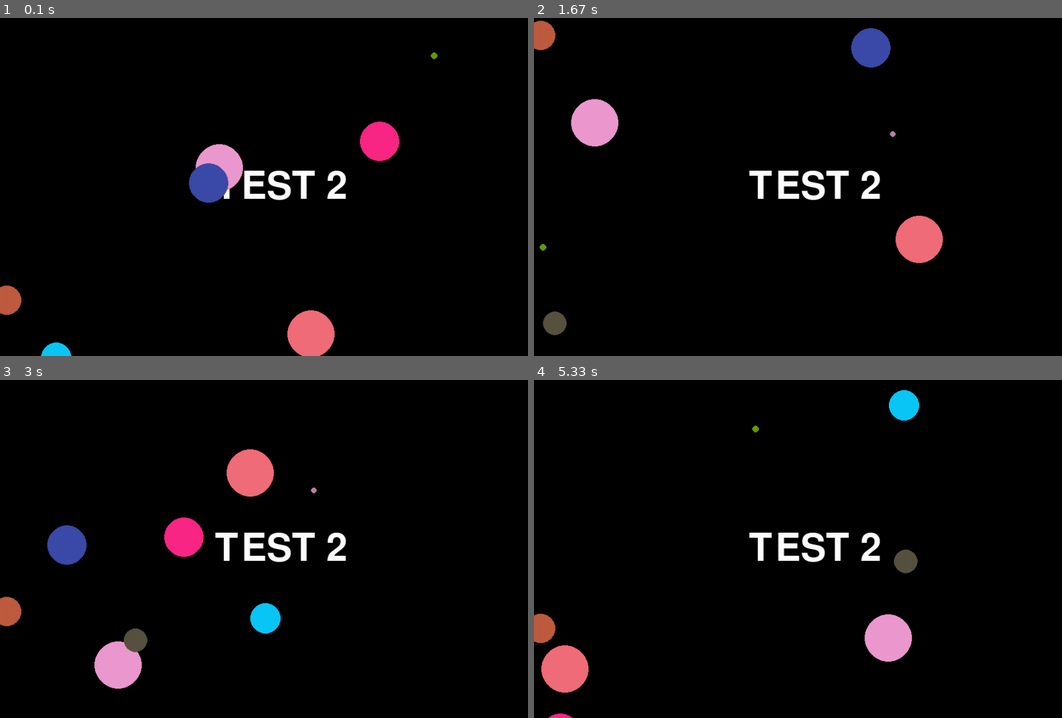
Above: before the commit, frames 1-4 (two rows, left to right).
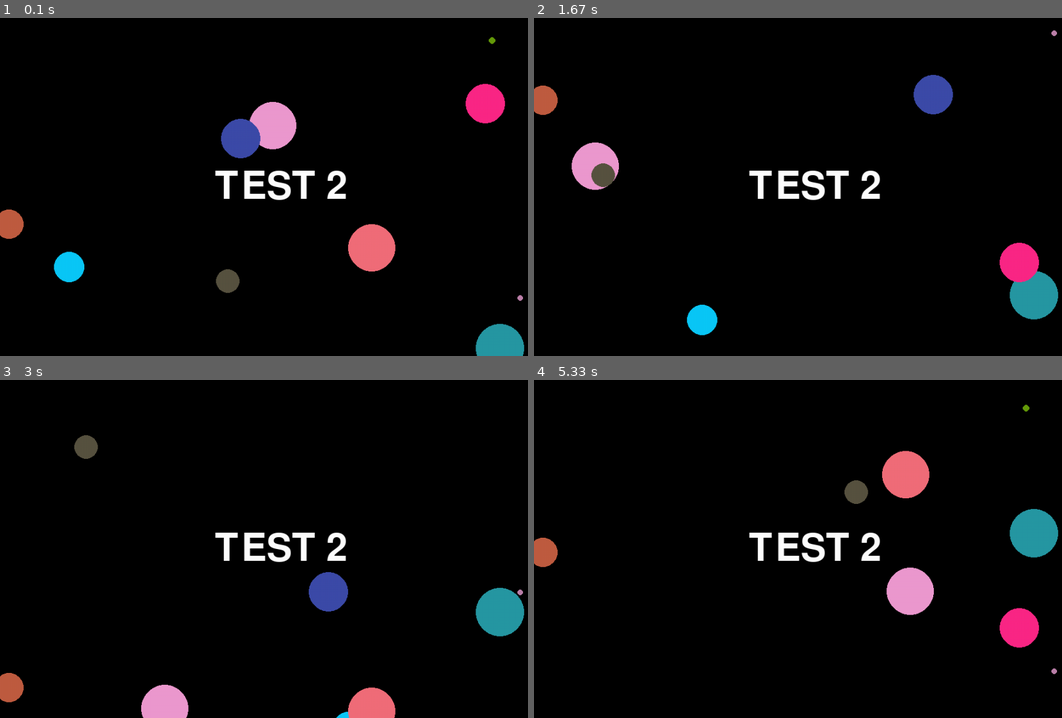
Above: after the commit, the same moments.

Repository: rhit-catapult/pygameproject-caffeinerush
Game: pygame game, started from Task 2.py
Same seed, same stepped clock (60 frames per second), same inputs: the game is played once before the commit and once after it.
Inputs:
- Up to frame 1 (0.1 s): no input
- Up to frame 2 (1.67 s): no input
- Up to frame 3 (3 s): no input
- Up to frame 4 (5.33 s): no input

The runs differ from the first frame. In frame 1, 8.5% of the frame differs, in the area x 0-100%, y 5-100%; in frame 2, 7.3%; in frame 3, 8.1%; in frame 4, 7.3%.

Commit message:
test commit

Diff:
--- a/Task 2.py
+++ b/Task 2.py
@@ -9,10 +9,10 @@
 
 class Ball:
     def __init__(self, screen, x, y):
-        self.x = random.randint(0, 800)
-        self.y = random.randint(0, 800)
-        self.xspeed = random.randint(-5, 10)
-        self.yspeed = random.randint(-5, 10)
+        self.x = random.randint(0, 1000)
+        self.y = random.randint(0, 600)
+        self.xspeed = random.randint(-5, 5)
+        self.yspeed = random.randint(-5, 5)
         self.screen = screen
         self.radius = random.randint(1, 50)
 
@@ -22,7 +22,7 @@
         self.color = (r, g, b)
 
     def move(self):
-        self.x = self.x + self.xspeed
+        self.x = self.x +self.xspeed
         self.y = self.y + self.yspeed
         if self.x > 800 - self.radius or self.x < 0 + self.radius:
             self.xspeed *= -1
